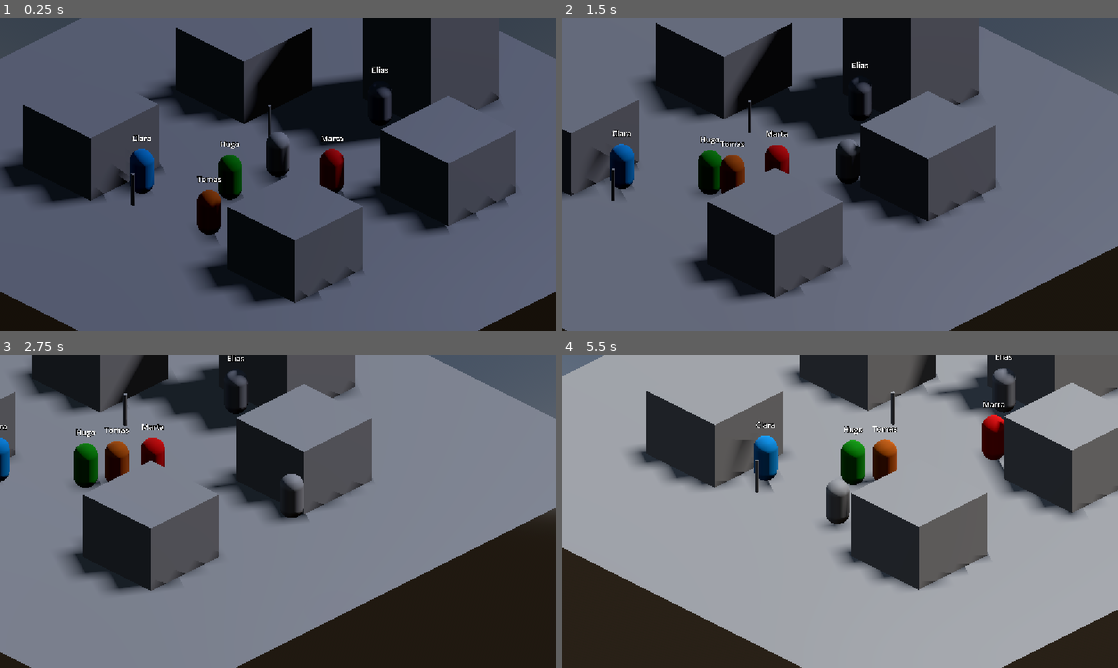
Above: before the commit, frames 1-4 (two rows, left to right).
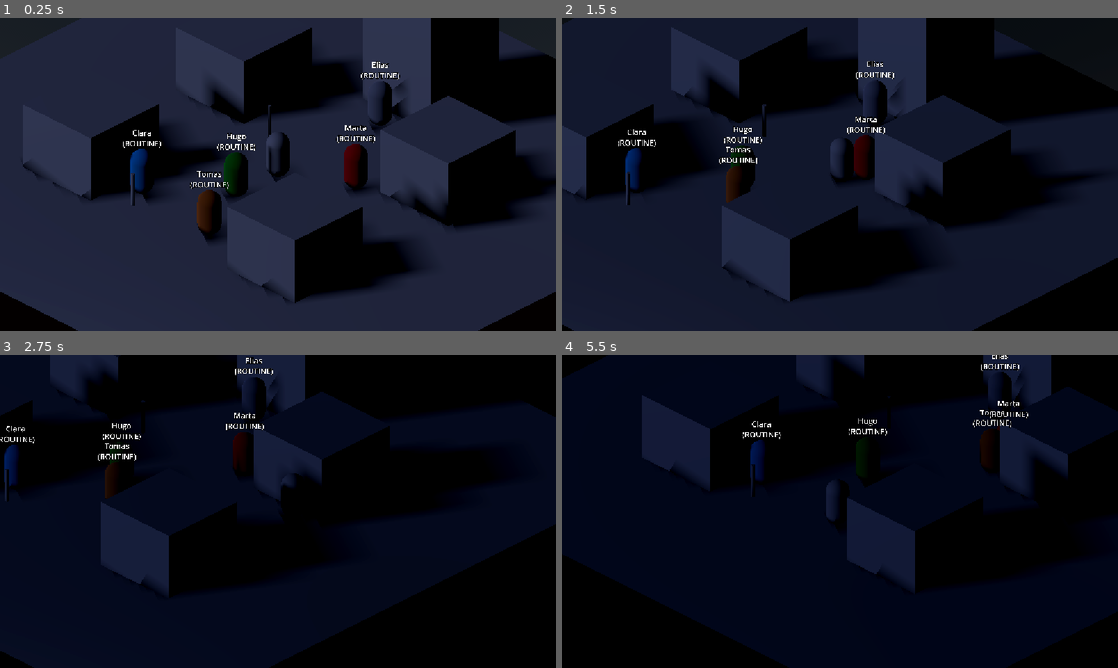
Above: after the commit, the same moments.

Repository: SauloAC/Pallbrook
Game: Godot game, scene res://scenes/mundo/Cidade.tscn
Two runs of this game, one before a commit and one after it. Both use one fixed random seed, a clock stepped at 60 frames per second and the inputs below. The project has no main scene, so this scene is started directly.
Inputs:
- Up to frame 1 (0.25 s): no input
- Up to frame 2 (1.5 s): hold D (move_right) 0.53-1.28 s; hold E (interact) 0.53-1.28 s; hold S (move_down) from 1.28 s (still down); tap E (interact) at 1.35 s
- Up to frame 3 (2.75 s): release S (move_down) at 2.03 s; hold D (move_right) from 2.03 s (still down); hold E (interact) from 2.03 s (still down)
- Up to frame 4 (5.5 s): release D (move_right) at 2.78 s; release E (interact) at 2.78 s; hold W (move_up) 2.78-3.53 s; tap E (interact) at 2.85, 4.35 s; hold E (interact) 3.53-4.28 s; hold A (move_left) 3.53-5.03 s; hold S (move_down) from 5.03 s (still down); hold E (interact) from 5.03 s (still down)

The runs differ from the first frame. In frame 1, 91% of the frame differs, in the area x 0-100%, y 0-100%; in frame 2, 93%; in frame 3, 95%; in frame 4, 92%.

Commit message:
Maquina de estados dos NPCs

Diff:
--- a/data/npcs/clara.tres
+++ b/data/npcs/clara.tres
@@ -14,4 +14,5 @@
 19: "Taverna",
 22: "Casa1"
 })
+home = "Casa1"
 metadata/_custom_type_script = "uid://dl651qayo3ngb"
--- a/data/npcs/hugo.tres
+++ b/data/npcs/hugo.tres
@@ -14,4 +14,5 @@
 17: "Praca",
 20: "Casa2"
 })
+home = "Casa2"
 metadata/_custom_type_script = "uid://dl651qayo3ngb"
--- a/data/npcs/marta.tres
+++ b/data/npcs/marta.tres
@@ -11,4 +11,5 @@
 7: "Praca",
 9: "Taverna"
 })
+home = "Taverna"
 metadata/_custom_type_script = "uid://dl651qayo3ngb"
--- a/data/npcs/padre.tres
+++ b/data/npcs/padre.tres
@@ -14,4 +14,5 @@
 19: "Taverna",
 21: "Igreja"
 })
+home = "Igreja"
 metadata/_custom_type_script = "uid://dl651qayo3ngb"
--- a/data/npcs/tomas.tres
+++ b/data/npcs/tomas.tres
@@ -13,4 +13,5 @@
 18: "Taverna",
 22: "Casa2"
 })
+home = "Casa2"
 metadata/_custom_type_script = "uid://dl651qayo3ngb"
--- a/scripts/cycle/DayNightCycle.gd
+++ b/scripts/cycle/DayNightCycle.gd
@@ -3,7 +3,7 @@
 @export var sun: DirectionalLight3D
 @export var world_environment: WorldEnvironment
 @export var seconds_per_hour := 3.0
-@export var start_hour := 8.0
+@export var start_hour := 17.0
 @export var day_start_hour := 6.0
 @export var night_start_hour := 20.0
 @export var exhaustion_start_hour := 0.0
--- a/scripts/npc/NPC.gd
+++ b/scripts/npc/NPC.gd
@@ -1,12 +1,18 @@
 extends CharacterBody3D
+
+enum State { ROUTINE, TALKING, SCARED, SLEEPING }
 
 @export var data: NPCData
 @export var speed := 2.5
-@export var wander := false  # Debug: walk to random places instead of following the schedule
+@export var wander := false      # Debug: walk to random places instead of the schedule
+@export var show_state := true   # Debug: show the current state above the name
 
+var state: State = State.ROUTINE
+var current_place := ""
 var stuck_time := 0.0
 
 @onready var mesh: MeshInstance3D = $MeshInstance3D
+@onready var collision: CollisionShape3D = $CollisionShape3D
 @onready var name_label: Label3D = $NameLabel
 @onready var agent: NavigationAgent3D = $NavigationAgent3D
 
@@ -14,11 +20,10 @@
 func _ready() -> void:
 	add_to_group("npcs")
 	if data:
-		name_label.text = data.npc_name
 		var material := StandardMaterial3D.new()
 		material.albedo_color = data.color
 		mesh.material_override = material
-	# Wait until the navigation map has actually been built
+	_update_label()
 	# Wait until the navigation map actually has walkable area
 	var map := agent.get_navigation_map()
 	while NavigationServer3D.map_get_random_point(map, 1, true) == Vector3.ZERO:
@@ -27,34 +32,73 @@
 	if wander:
 		_pick_random_destination()
 	else:
-		_on_hour_changed(int(GameState.hour))  # Go to where I should be right now
+		_follow_schedule()
 
+
+# ---------- State machine ----------
+
+func set_state(new_state: State) -> void:
+	if state == new_state:
+		return
+	state = new_state
+	match state:
+		State.ROUTINE:
+			_set_present(true)
+			_follow_schedule()
+		State.TALKING:
+			agent.target_position = global_position  # Stop walking
+		State.SCARED:
+			_set_present(true)
+			if data and data.home != "":
+				_go_to_place(data.home)
+		State.SLEEPING:
+			_set_present(false)  # Went inside the house
+	_update_label()
+
+
+func _set_present(present: bool) -> void:
+	visible = present
+	collision.disabled = not present
+
+
+func _update_label() -> void:
+	var text: String = data.npc_name if data else String(name)
+	if show_state:
+		text += "\n(%s)" % State.keys()[state]
+	name_label.text = text
+
+
+# ---------- Movement ----------
 
 func go_to(target: Vector3) -> void:
 	agent.target_position = target
 
 
 func _physics_process(delta: float) -> void:
+	if state == State.SLEEPING:
+		return
+
 	if not is_on_floor():
 		velocity += get_gravity() * delta
 
-	if agent.is_navigation_finished():
+	var current_speed := speed * (1.8 if state == State.SCARED else 1.0)
+
+	if state == State.TALKING or agent.is_navigation_finished():
 		velocity.x = 0.0
 		velocity.z = 0.0
-		if wander:
-			_pick_random_destination()
+		if state != State.TALKING:
+			_on_arrived()
 	else:
-		# Walk toward the next corner of the calculated path
 		var direction := agent.get_next_path_position() - global_position
 		direction.y = 0.0
 		direction = direction.normalized()
-		velocity.x = direction.x * speed
-		velocity.z = direction.z * speed
+		velocity.x = direction.x * current_speed
+		velocity.z = direction.z * current_speed
 
 	move_and_slide()
 
 	# If trying to walk but barely moving for 2s, give up
-	if not agent.is_navigation_finished() and get_real_velocity().length() < 0.2:
+	if state != State.TALKING and not agent.is_navigation_finished() and get_real_velocity().length() < 0.2:
 		stuck_time += delta
 		if stuck_time > 2.0:
 			stuck_time = 0.0
@@ -66,24 +110,39 @@
 		stuck_time = 0.0
 
 
-func _pick_random_destination() -> void:
-	var map := agent.get_navigation_map()
-	for i in 10:
-		var point := NavigationServer3D.map_get_random_point(map, 1, true)
-		# Skip the empty map (0,0,0) and rooftops (high y)
-		if point != Vector3.ZERO and point.y < 1.0:
-			go_to(point)
-			return
-	# Map not ready yet: try again in a moment
-	await get_tree().create_timer(0.2).timeout
-	_pick_random_destination()
+func _on_arrived() -> void:
+	if wander:
+		_pick_random_destination()
+		return
+	# Reached home at night (or while scared): go inside
+	if data and current_place == data.home and (GameState.is_night or state == State.SCARED):
+		set_state(State.SLEEPING)
 
 
-func _on_hour_changed(hour: int) -> void:
-	if wander or data == null or data.schedule.is_empty():
+# ---------- Schedule ----------
+
+func _on_hour_changed(_hour: int) -> void:
+	if wander or data == null:
 		return
-	var marker := _find_location(_place_for_hour(hour))
+	if state == State.SLEEPING:
+		if not GameState.is_night:
+			set_state(State.ROUTINE)  # Wake up and start the day
+		return
+	if state == State.ROUTINE:
+		_follow_schedule()
+
+
+func _follow_schedule() -> void:
+	if data == null or data.schedule.is_empty():
+		return
+	_go_to_place(_place_for_hour(int(GameState.hour)))
+
+
+func _go_to_place(place: String) -> void:
+	var marker := _find_location(place)
 	if marker:
+		current_place = place
+		# Small random offset so people don't stack on the exact same spot
 		var offset := Vector3(randf_range(-1.0, 1.0), 0.0, randf_range(-1.0, 1.0))
 		go_to(marker.global_position + offset)
 
@@ -104,3 +163,14 @@
 			return node
 	push_warning("Location not found: " + place)
 	return null
+
+
+func _pick_random_destination() -> void:
+	var map := agent.get_navigation_map()
+	for i in 10:
+		var point := NavigationServer3D.map_get_random_point(map, 1, true)
+		if point != Vector3.ZERO and point.y < 1.0:
+			go_to(point)
+			return
+	await get_tree().create_timer(0.2).timeout
+	_pick_random_destination()
--- a/scripts/npc/NPCData.gd
+++ b/scripts/npc/NPCData.gd
@@ -8,3 +8,4 @@
 @export var color: Color = Color.WHITE
 @export_multiline var description: String = ""
 @export var schedule: Dictionary[int, String] = {}  # hour -> location name
+@export var home: String = ""  # Location name where this NPC sleeps
